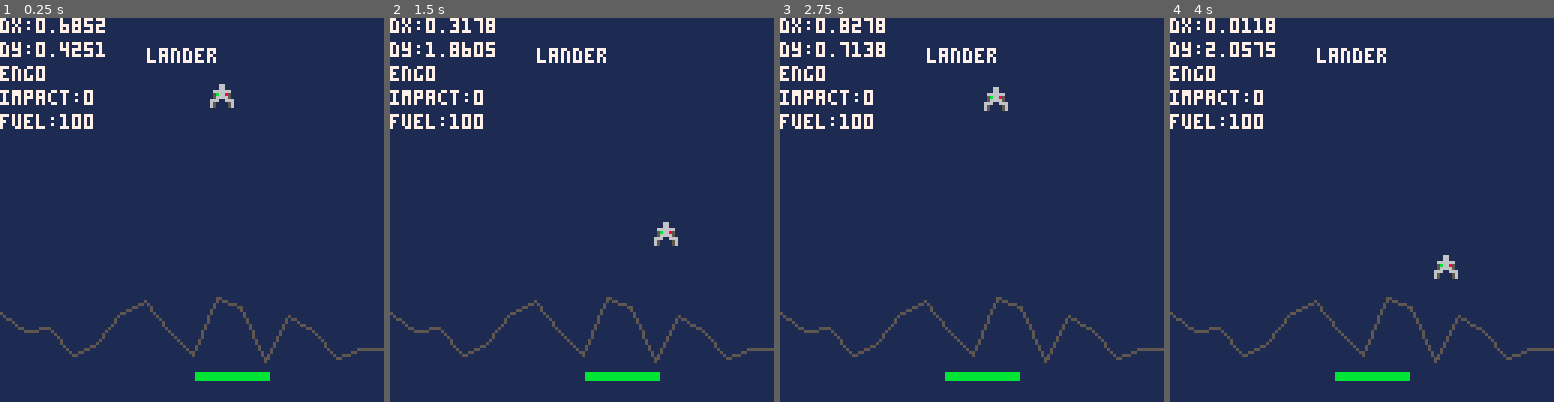
Above: before the commit, frames 1-4 (left to right).
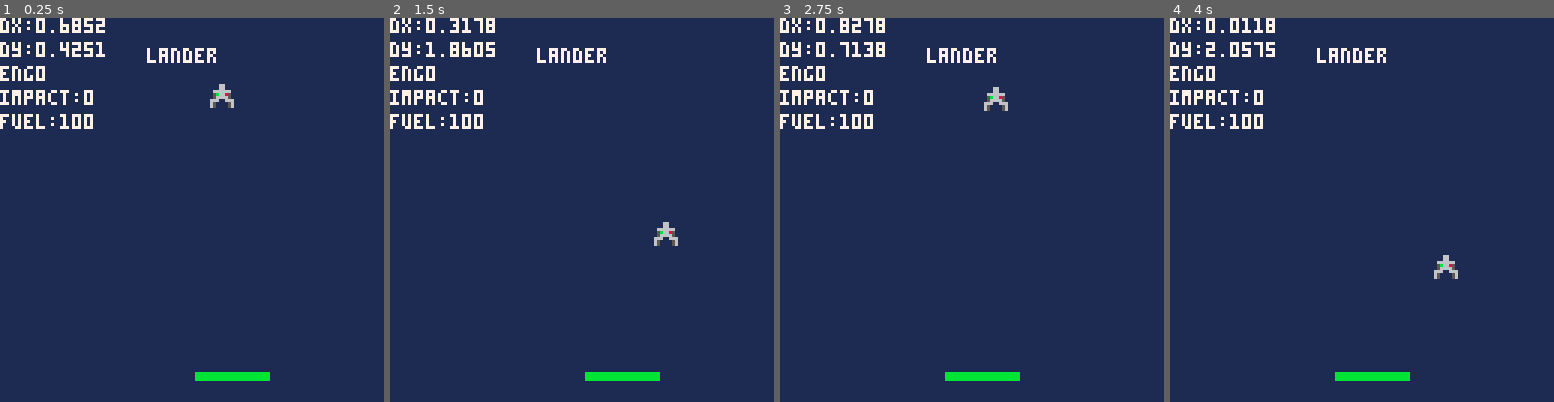
Above: after the commit, the same moments.

Repository: nerdlekar/Pico_lander
Game: PICO-8 cartridge lander.p8
Same seed, same stepped clock (60 frames per second), same inputs: the game is played once before the commit and once after it.
Inputs:
- Up to frame 1 (0.25 s): no input
- Up to frame 2 (1.5 s): tap O (Z key) at 0.7 s
- Up to frame 3 (2.75 s): hold Right 1.6-2.1 s; tap O (Z key) at 1.7, 2.1, 2.5 s; hold Up 2.15-2.42 s; hold Right from 2.47 s (still down)
- Up to frame 4 (4 s): tap O (Z key) at 2.9, 3.3, 3.7 s; release Right at 3.03 s; hold Left 3.08-3.58 s

The runs differ from the first frame. In frame 1, 1.0% of the frame differs, in the area x 0-100%, y 72-90%; in frame 2, 1.0%; in frame 3, 1.0%; in frame 4, 1.0%.

Commit message:
removed terrain

Diff:
--- a/lander/main.lua
+++ b/lander/main.lua
@@ -148,16 +148,6 @@
         h = 2
     }
 
-    terrain ={}
-
-    for x=0,127,8 do
-    add(terrain,{
-        x=x,
-        y=90+rnd(25)
-    })
-    end
-
-    add(terrain,{x=127,y=terrain[#terrain].y})
 
     gravity = 0.05--0.05
     main_thrust = 0.15 --0.12
@@ -187,19 +177,6 @@
 
 
 
-
-    -- ground
-    for i=1,#terrain-1 do
-
-    line(
-        terrain[i].x,
-        terrain[i].y,
-        terrain[i+1].x,
-        terrain[i+1].y,
-        5
-    )
-
-end
 
     -- landing pad
     rectfill(
